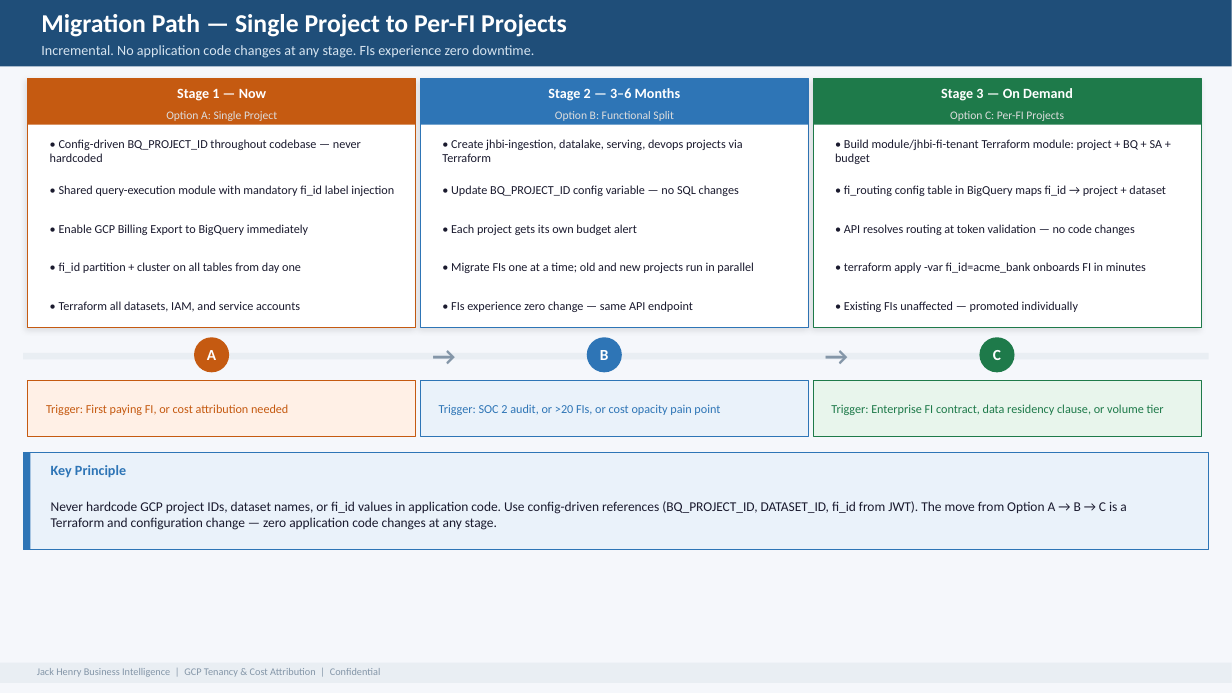
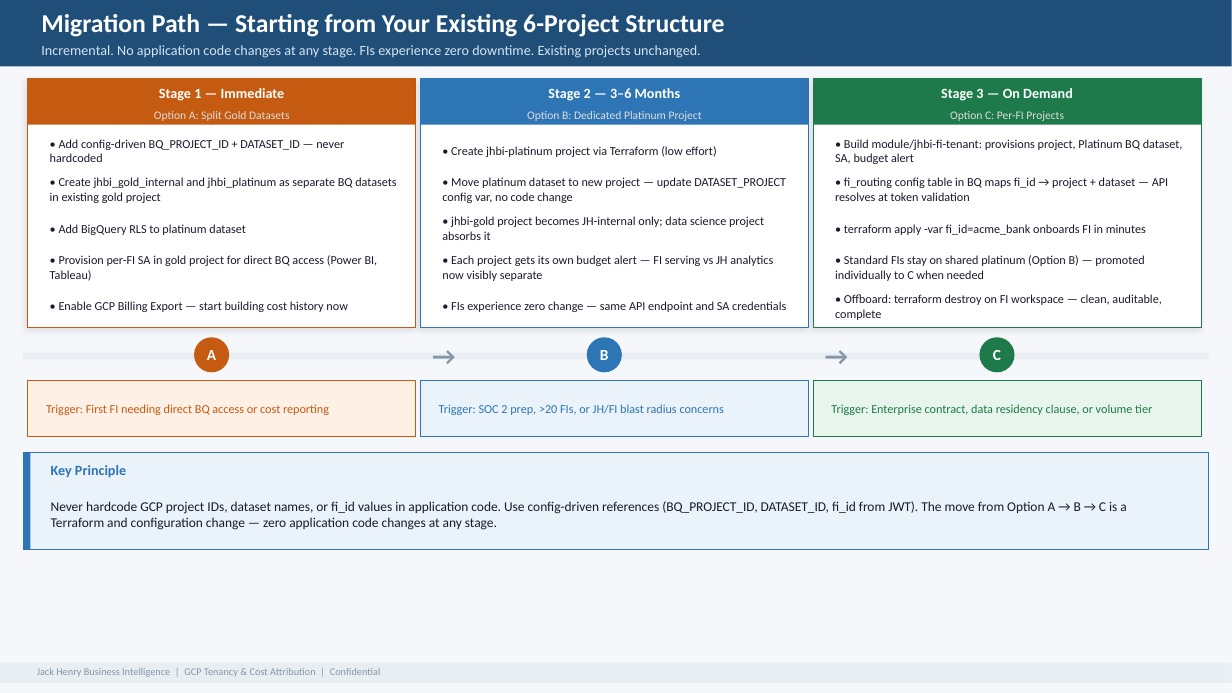
Before and after one commit to MonkeyWrenchGang/animated-octo-engine, a slide deck: slide 8 of JHBI_GCP_Tenancy.pptx (slide 7 before the commit). Drawn at 1232x693 pixels with LibreOffice and Linux fonts; fonts in the diff are those of the drawing. Boxes give left, top, right and bottom in pixels: in the first picture for what was removed or moved away, otherwise in the second. Text is boxed around its words. In the diff, an @@ line names an element or a change of style, - is before the commit and + after.

```diff
--- a/JHBI_GCP_Tenancy.pptx
+++ b/JHBI_GCP_Tenancy.pptx
@@ text at bbox=[41, 14, 724, 37]: text changed @@
-Migration Path — Single Project to Per-FI Projects
+Migration Path — Starting from Your Existing 6-Project Structure
@@ text at bbox=[41, 45, 701, 58]: text changed @@
-Incremental. No application code changes at any stage. FIs experience zero downtime.
+Incremental. No application code changes at any stage. FIs experience zero downtime. Existing projects unchanged.
@@ text at bbox=[159, 88, 285, 101]: text changed @@
-Stage 1 — Now
+Stage 1 — Immediate
@@ text at bbox=[154, 111, 289, 121]: text changed @@
-Option A: Single Project
+Option A: Split Gold Datasets
@@ text at bbox=[527, 111, 702, 121]: text changed @@
-Option B: Functional Split
+Option B: Dedicated Platinum Project
@@ text at bbox=[50, 139, 344, 162]: text changed @@
-• Config-driven BQ_PROJECT_ID throughout codebase — never hardcoded
+• Add config-driven BQ_PROJECT_ID + DATASET_ID — never hardcoded
@@ text at bbox=[451, 146, 717, 157]: text changed @@
-• Create jhbi-ingestion, datalake, serving, devops projects via Terraform
+• Create jhbi-platinum project via Terraform (low effort)
@@ text at bbox=[835, 139, 1183, 164]: text changed @@
-• Build module/jhbi-fi-tenant Terraform module: project + BQ + SA + budget
+• Build module/jhbi-fi-tenant: provisions project, Platinum BQ dataset, SA, budget alert
@@ text at bbox=[50, 177, 396, 203]: text changed @@
-• Shared query-execution module with mandatory fi_id label injection
+• Create jhbi_gold_internal and jhbi_platinum as separate BQ datasets in existing gold project
@@ text at bbox=[442, 177, 786, 203]: text changed @@
-• Update BQ_PROJECT_ID config variable — no SQL changes
+• Move platinum dataset to new project — update DATASET_PROJECT config var, no code change
@@ text at bbox=[835, 177, 1168, 201]: text changed @@
-• fi_routing config table in BigQuery maps fi_id → project + dataset
+• fi_routing config table in BQ maps fi_id → project + dataset — API resolves at token validation
@@ text at bbox=[59, 224, 246, 235]: text changed @@
-• Enable GCP Billing Export to BigQuery immediately
+• Add BigQuery RLS to platinum dataset
@@ text at bbox=[442, 216, 764, 240]: text changed @@
-• Each project gets its own budget alert
+• jhbi-gold project becomes JH-internal only; data science project absorbs it
@@ text "• terraform apply -var fi_id=acme_bank ...": place and size @@
-text "• terraform apply -var fi_id=acme_bank ..." at bbox=[844, 262, 1146, 273]
+text "• terraform apply -var fi_id=acme_bank ..." at bbox=[844, 224, 1146, 235]
@@ text removed at bbox=[844, 224, 1135, 235] @@
-• API resolves routing at token validation — no code changes
@@ text at bbox=[50, 255, 378, 281]: text changed @@
-• fi_id partition + cluster on all tables from day one
+• Provision per-FI SA in gold project for direct BQ access (Power BI, Tableau)
@@ text at bbox=[442, 255, 773, 281]: text changed @@
-• Migrate FIs one at a time; old and new projects run in parallel
+• Each project gets its own budget alert — FI serving vs JH analytics now visibly separate
@@ text added at bbox=[835, 255, 1144, 281], 9.5 pt, text #1A1A2E @@
+• Standard FIs stay on shared platinum (Option B) — promoted individually to C when needed
@@ text at bbox=[835, 294, 1161, 320]: text changed @@
-• Existing FIs unaffected — promoted individually
+• Offboard: terraform destroy on FI workspace — clean, auditable, complete
@@ text at bbox=[59, 301, 347, 312]: text changed @@
-• Terraform all datasets, IAM, and service accounts
+• Enable GCP Billing Export — start building cost history now
@@ text at bbox=[451, 301, 786, 312]: text changed @@
-• FIs experience zero change — same API endpoint
+• FIs experience zero change — same API endpoint and SA credentials
@@ text at bbox=[46, 404, 329, 415]: text changed @@
-Trigger: First paying FI, or cost attribution needed
+Trigger: First FI needing direct BQ access or cost reporting
@@ text at bbox=[439, 404, 724, 415]: text changed @@
-Trigger: SOC 2 audit, or >20 FIs, or cost opacity pain point
+Trigger: SOC 2 prep, >20 FIs, or JH/FI blast radius concerns
@@ text at bbox=[831, 404, 1152, 415]: text changed @@
-Trigger: Enterprise FI contract, data residency clause, or volume tier
+Trigger: Enterprise contract, data residency clause, or volume tier
```
Also in this commit, not shown: 7 other slides changed, 2 slides added, 1 slide removed, 2 other files.
